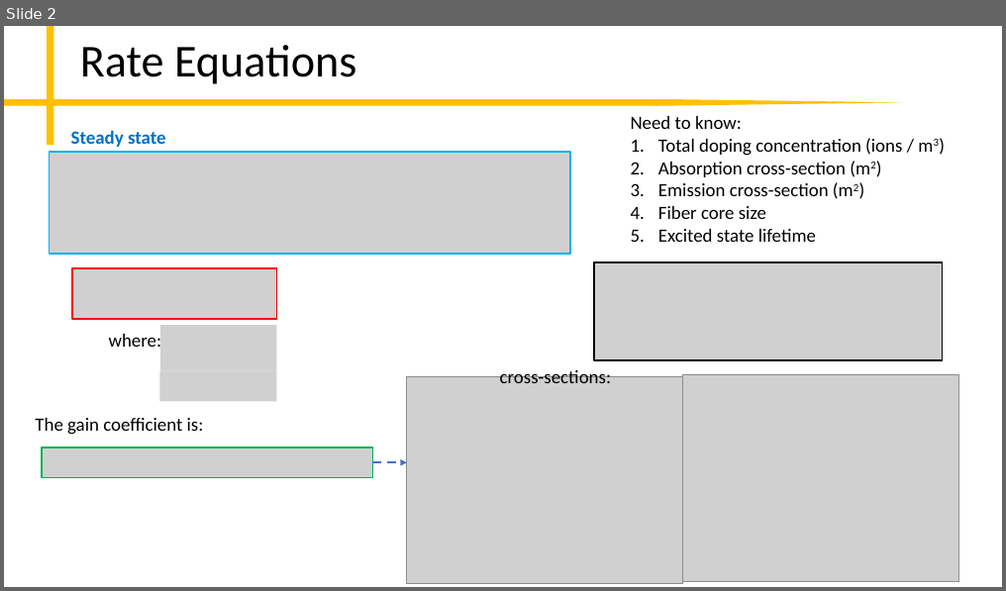
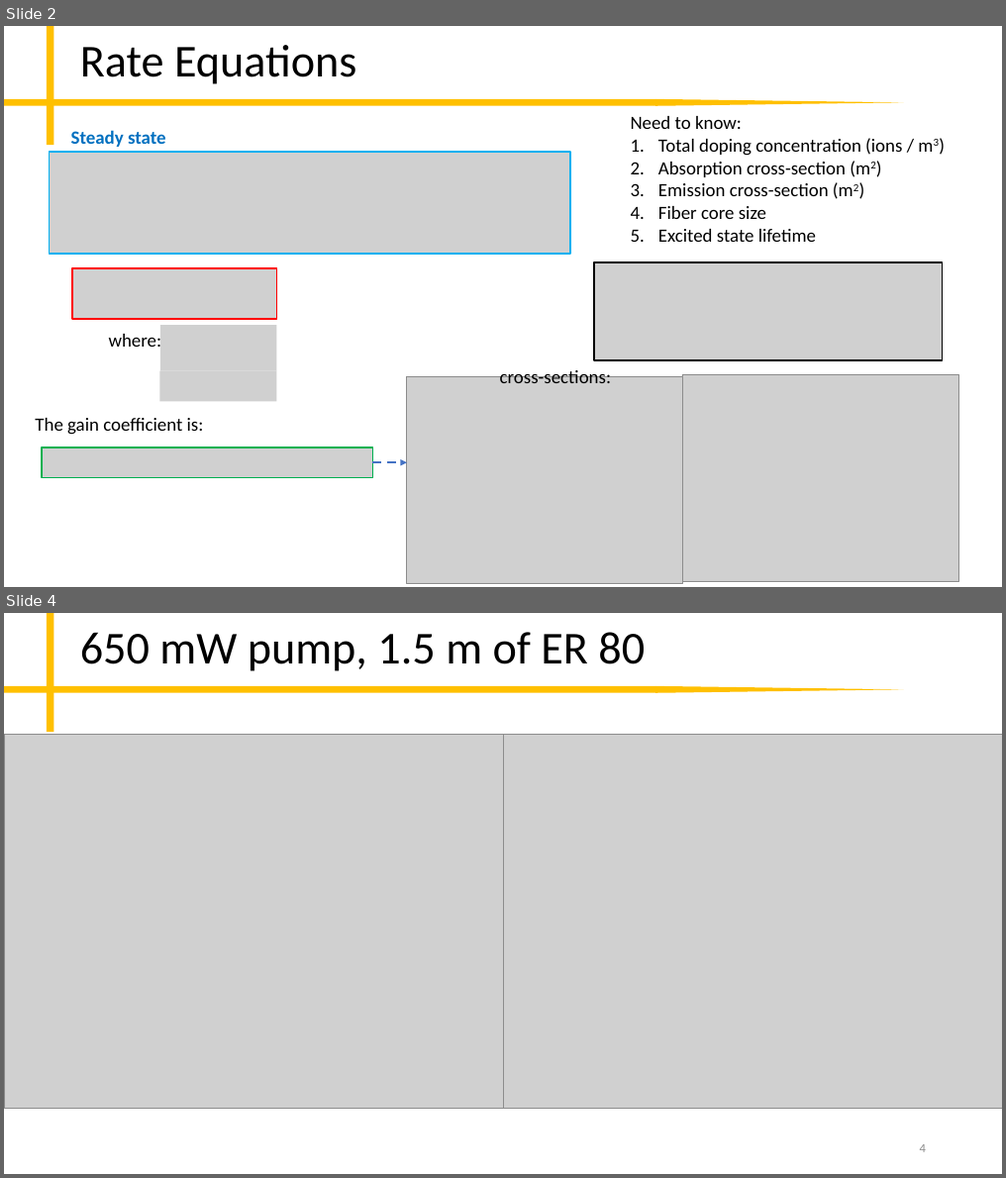
Before and after one commit to peter-chang62/Laser-Design-Scripts, a slide deck: memo.pptx. Shown one above the other, each under a label of ours: slide 2 before the commit, slides 2 and 4 after it; the slides between them are not shown. The pictures are 1006x591 and 1006x1178 pixels, drawn with LibreOffice and Linux fonts; fonts in the diff are those of the drawing; grey boxes stand for pictures. Boxes give left, top, right and bottom in pixels: in the first picture for what was removed or moved away, otherwise in the second. Text is boxed around its words. In the diff, an @@ line names an element or a change of style, - is before the commit and + after.

```diff
--- a/memo.pptx
+++ b/memo.pptx
@@ slide 4 added at [4,613,1002,1174], background #FFFFFF; not listed: 3 template elements that a slide beside it also shows @@
@@ title added at [80,632,645,671], 44 pt, text #000000 @@
+650 mW pump, 1.5 m of ER 80
@@ picture added at [4,735,503,1109] @@
@@ picture added at [503,735,1002,1109] @@
@@ page number added at [920,1145,926,1153], 12 pt, text #8C8C8C @@
+4
```
Also in this commit, not shown: 1 other slide added, 7 slides removed, 9 other files.
